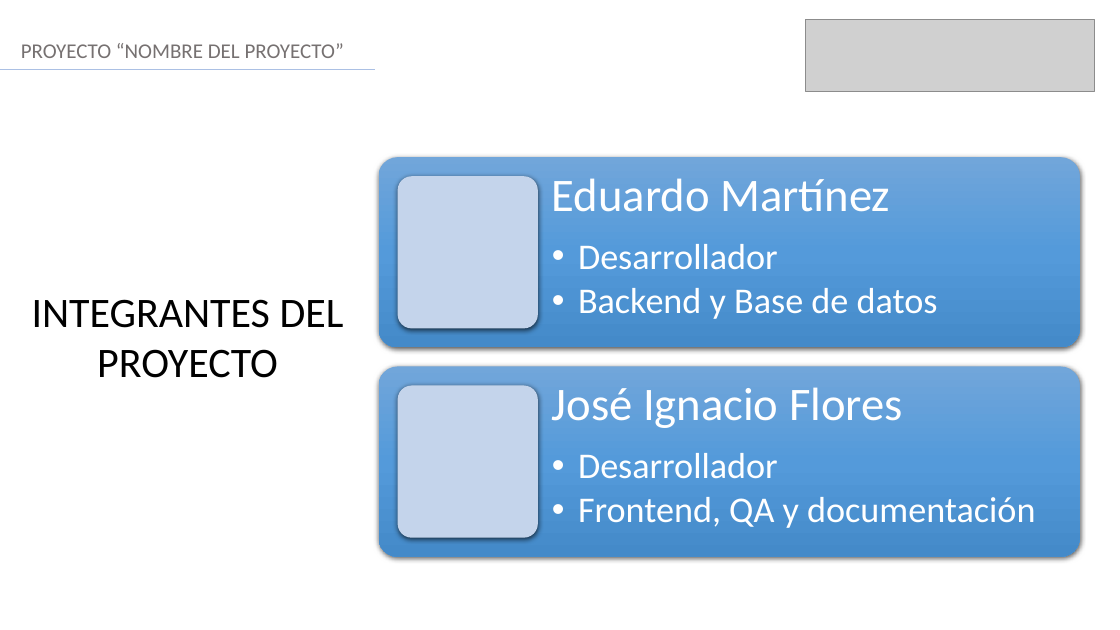
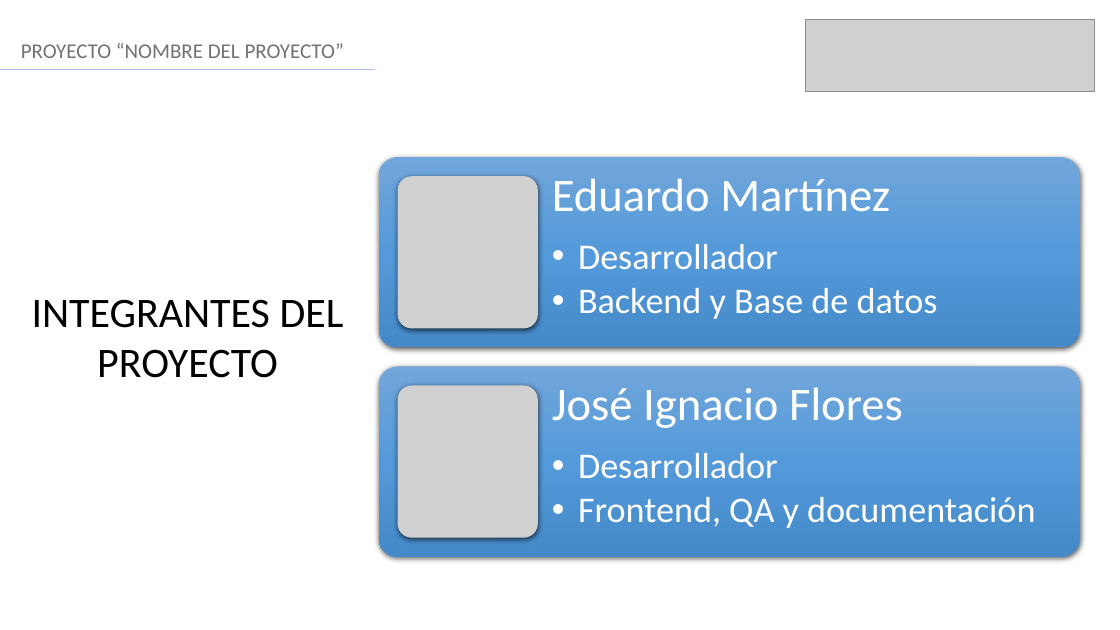
Before and after one commit to Lobo4zul/Proyecto_de_Titulo, a slide deck: slide 2 of Fase 2/Evidencia del proyecto/Formato Presentación final Portafolio.pptx. Drawn at 1120x630 pixels with LibreOffice and Linux fonts; fonts in the diff are those of the drawing; grey boxes stand for pictures. Boxes give left, top, right and bottom in pixels: in the first picture for what was removed or moved away, otherwise in the second. Text is boxed around its words. In the diff, an @@ line names an element or a change of style, - is before the commit and + after.

```diff
--- a/Fase 2/Evidencia del proyecto/Formato Presentación final Portafolio.pptx
+++ b/Fase 2/Evidencia del proyecto/Formato Presentación final Portafolio.pptx
@@ rounded rectangle removed at [397,176,538,329] @@
@@ picture added at [397,176,538,329] @@
@@ rounded rectangle removed at [397,386,538,538] @@
@@ picture added at [397,386,538,538] @@
```
Also in this commit, not shown: 10 other slides changed.
